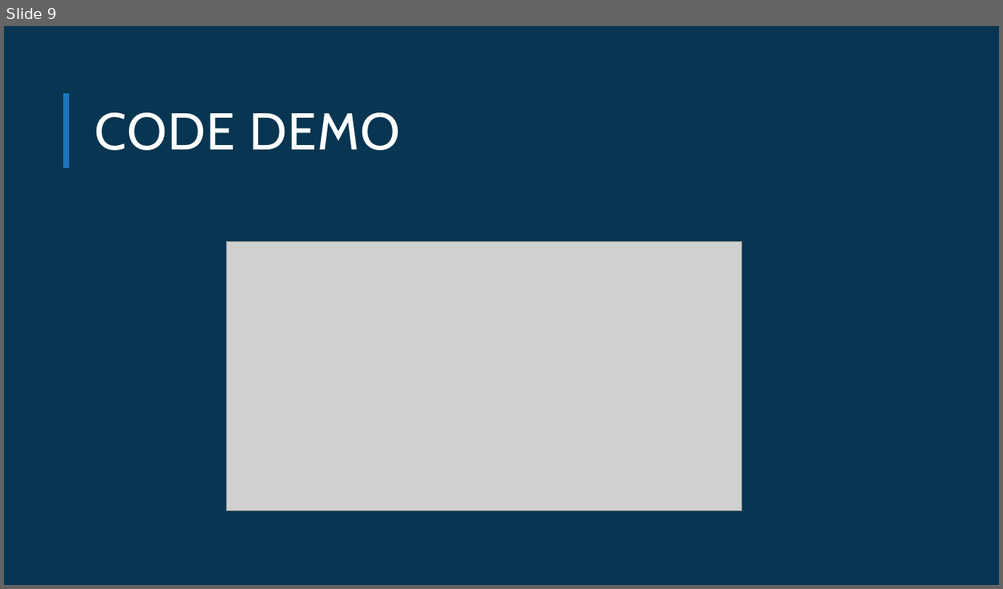
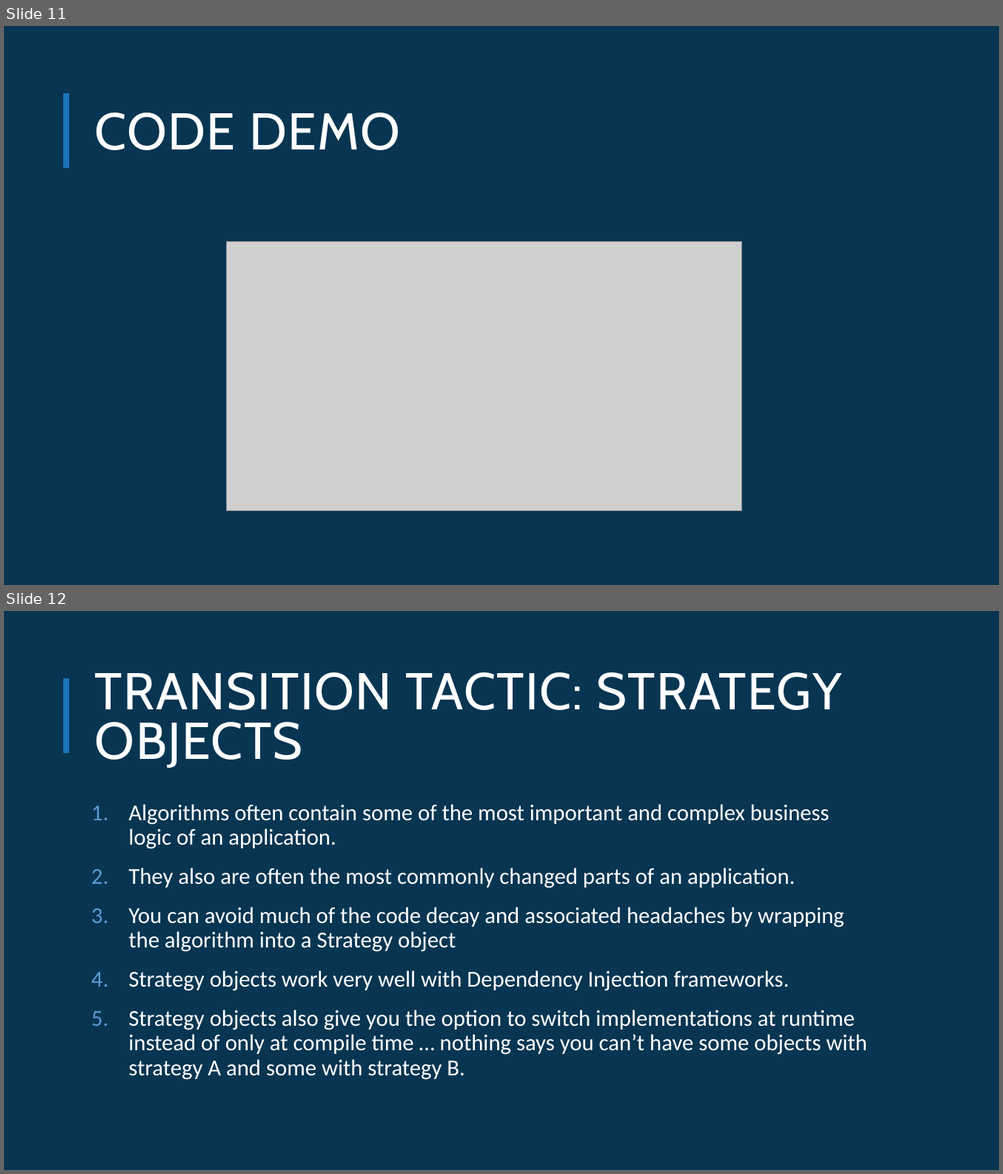
Before and after one commit to MarkEwer/JaxDugSamples, a slide deck: Refactoring_Procedural_Code/Refactoring_Procedural_Code.pptx. Shown one above the other, each under a label of ours: slide 9 before the commit, slides 11 and 12 after it. The pictures are 1003x589 and 1003x1174 pixels, drawn with LibreOffice and Linux fonts; fonts in the diff are those of the drawing; grey boxes stand for pictures; background and template pictures are left out. Boxes give left, top, right and bottom in pixels: in the first picture for what was removed or moved away, otherwise in the second. Text is boxed around its words. In the diff, an @@ line names an element or a change of style, - is before the commit and + after.

```diff
--- a/Refactoring_Procedural_Code/Refactoring_Procedural_Code.pptx
+++ b/Refactoring_Procedural_Code/Refactoring_Procedural_Code.pptx
@@ slide 12 added at box(4, 611, 999, 1170), background #083551; not listed: 1 template element that a slide beside it also shows @@
@@ title added at box(95, 672, 842, 768), 50 pt, text #FFFFFF @@
+TRANSITION TACTIC: STRATEGY OBJECTS
@@ text added at box(128, 804, 867, 1080), 22 pt, text #FFFFFF @@
+1. Algorithms often contain some of the most important and complex business logic of an application.
+2. They also are often the most commonly changed parts of an application.
+3. You can avoid much of the code decay and associated headaches by wrapping the algorithm into a Strategy object
+4. Strategy objects work very well with Dependency Injection frameworks.
+5. Strategy objects also give you the option to switch implementations at runtime instead of only at compile time … nothing says you can’t have some objects with strategy A and some with strategy B.
@@ what was slide 9 is now slide 11 @@
```
Also in this commit, not shown: 1 slide changed, 2 other slides added.
